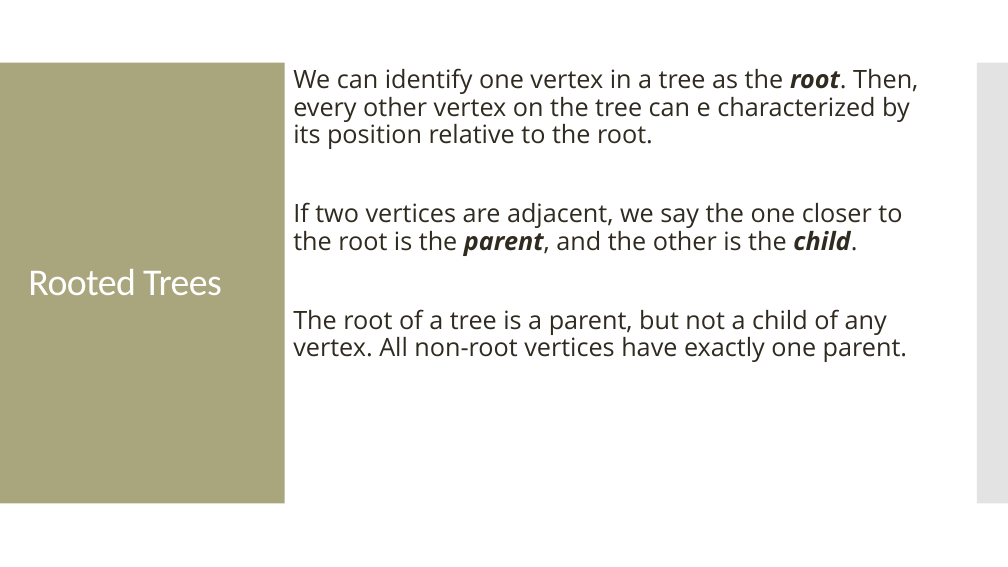
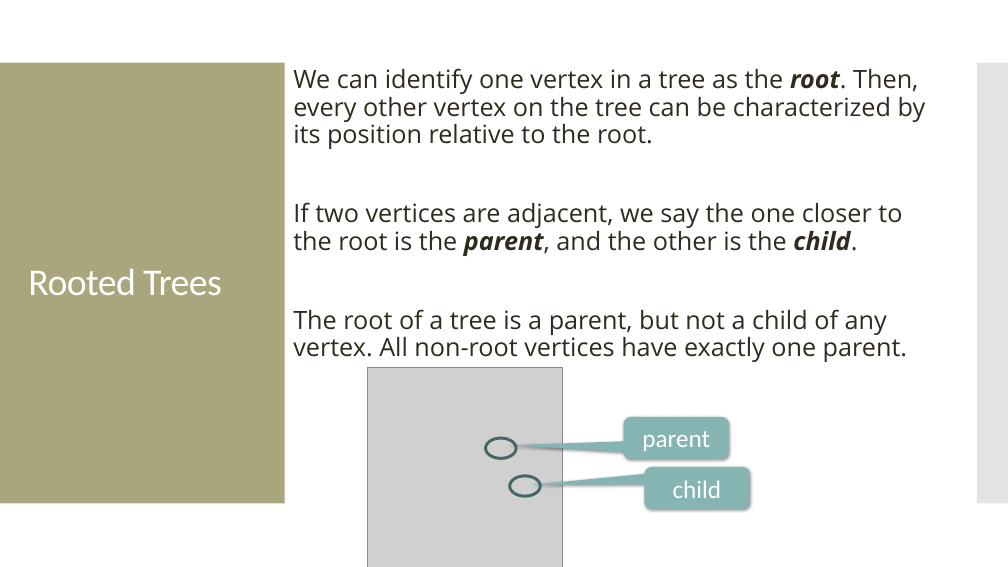
Before and after one commit to amosca01/MATH220-S24, a slide deck: slide 11 of slides/15-trees.pptx (slide 8 before the commit). Drawn at 1008x567 pixels with LibreOffice and Linux fonts; fonts in the diff are those of the drawing; grey boxes stand for pictures. Boxes give left, top, right and bottom in pixels: in the first picture for what was removed or moved away, otherwise in the second. Text is boxed around its words. In the diff, an @@ line names an element or a change of style, - is before the commit and + after.

```diff
--- a/slides/15-trees.pptx
+++ b/slides/15-trees.pptx
@@ text at (293,68,926,149): text changed @@
-We can identify one vertex in a tree as the root. Then, every other vertex on the tree can e characterized by its position relative to the root.
+We can identify one vertex in a tree as the root. Then, every other vertex on the tree can be characterized by its position relative to the root.
@@ picture added at (368,367,563,567) @@
@@ rounded speech box added at (624,417,729,459), fill #86B4B3, 24 pt, text #FFFFFF @@
+parent
@@ donut added at (484,436,517,460), fill #456867 @@
@@ donut added at (508,474,541,498), fill #456867 @@
@@ rounded speech box added at (644,467,749,510), fill #86B4B3, 24 pt, text #FFFFFF @@
+child
```
Also in this commit, not shown: 1 other slide changed, 8 slides added, 10 other files.
